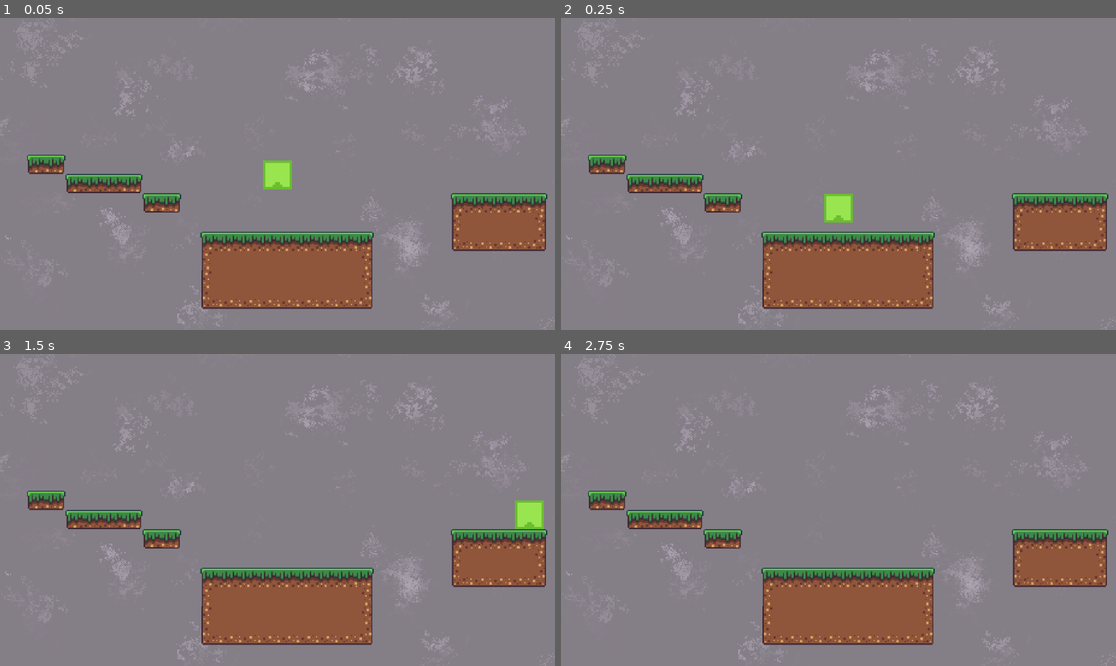
Above: before the commit, frames 1-4 (two rows, left to right).
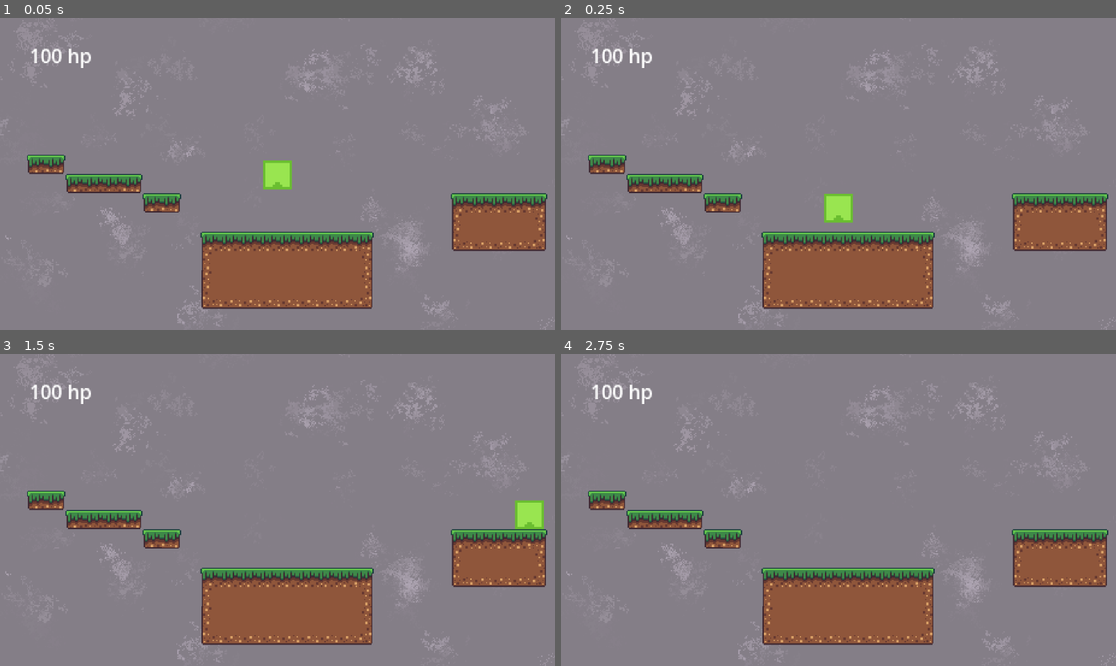
Above: after the commit, the same moments.

Repository: Lazaros-K/Mountain-game
Game: Godot game, scene res://World Map/test_levels/test_level.tscn
The game is run twice, just before and just after one commit, with the same random seed, the same clock (stepped at 60 frames per second) and the same inputs.
Inputs:
- Up to frame 1 (0.05 s): no input
- Up to frame 2 (0.25 s): no input
- Up to frame 3 (1.5 s): hold D (right) from 0.53 s (still down); tap Space (jump) at 0.77 s
- Up to frame 4 (2.75 s): tap Space (jump) at 1.52 s; tap Enter at 2 s; release D (right) at 2.03 s; hold A (left) from 2.03 s (still down)

The runs differ from the first frame. In frame 1, 0.2% of the frame differs, in the area x 5-17%, y 9-17%; in frame 2, 0.2%; in frame 3, 0.2%; in frame 4, 0.2%.

Commit message:
Basic health system
This script manages a basic health system. It initializes health from a set maximum, subtracts damage when called and removes the parent object from the game once health reaches zero.

Signals for changed health and death are also included for future uses (ui and other)

Diff:
--- a/World Map/test_levels/test_level.tscn
+++ b/World Map/test_levels/test_level.tscn
@@ -16,6 +16,14 @@
 [node name="Camera2D" type="Camera2D" parent="." unique_id=874370524]
 zoom = Vector2(2.5, 2.5)
 
+[node name="health_text" type="Label" parent="Camera2D" unique_id=2103141600]
+offset_left = -206.0
+offset_top = -110.0
+offset_right = -154.0
+offset_bottom = -87.0
+text = "100 hp"
+horizontal_alignment = 1
+
 [node name="TileMap" type="Node2D" parent="." unique_id=1185303586]
 
 [node name="collision_layer" type="TileMapLayer" parent="TileMap" unique_id=1270411236]
--- a/characters/test_character/charcter.tscn
+++ b/characters/test_character/charcter.tscn
@@ -2,6 +2,7 @@
 
 [ext_resource type="Script" uid="uid://b87xaaal85rfc" path="res://characters/test_character/charcter.gd" id="1_qm75l"]
 [ext_resource type="Texture2D" uid="uid://da5w4otyv637j" path="res://characters/test_character/assets/green_text.png" id="1_xhgfu"]
+[ext_resource type="Script" uid="uid://c3a5brb6y7m16" path="res://characters/test_character/health.gd" id="3_i1lae"]
 
 [sub_resource type="RectangleShape2D" id="RectangleShape2D_qm75l"]
 size = Vector2(24, 24)
@@ -16,3 +17,6 @@
 
 [node name="CollisionShape2D" type="CollisionShape2D" parent="." unique_id=2052641260]
 shape = SubResource("RectangleShape2D_qm75l")
+
+[node name="health" type="Node2D" parent="." unique_id=1683476017]
+script = ExtResource("3_i1lae")
--- /dev/null
+++ b/characters/test_character/health.gd
@@ -0,0 +1,23 @@
+extends Node2D
+
+#health changing signals for ui
+signal health_changed(new_health: int)
+signal died
+
+@export var max_health: int = 100;
+@onready var health: int = max_health
+
+func _ready() -> void:
+	health_changed.emit(health)
+
+func damage(amount: int) -> void:
+	health = clamp(health - amount, 0, max_health)
+
+	health_changed.emit(health)
+
+	if health <=0:
+		die()
+
+func die() -> void:
+	died.emit()
+	get_parent().queue_free()
Not shown, added: characters/test_character/health.gd.uid
